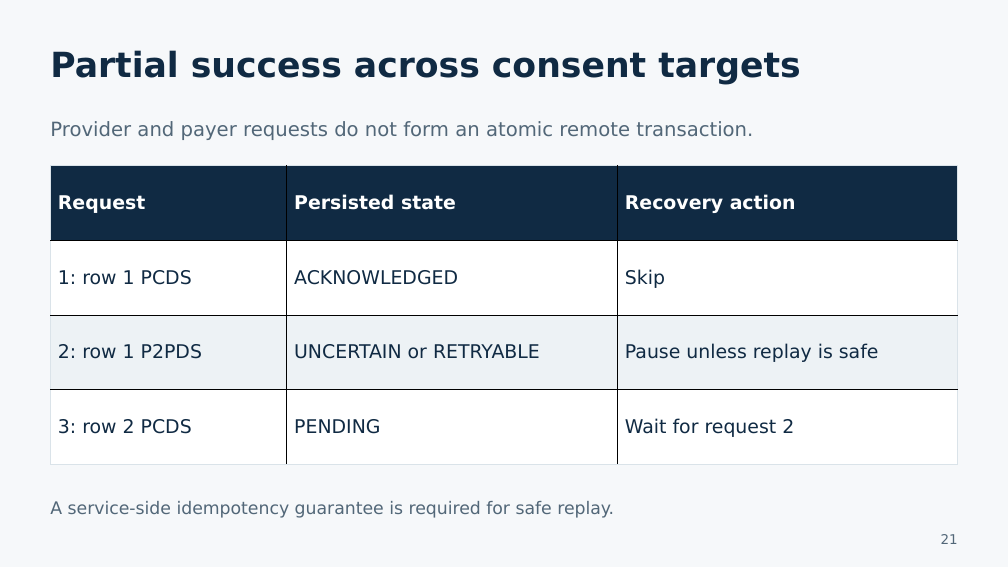
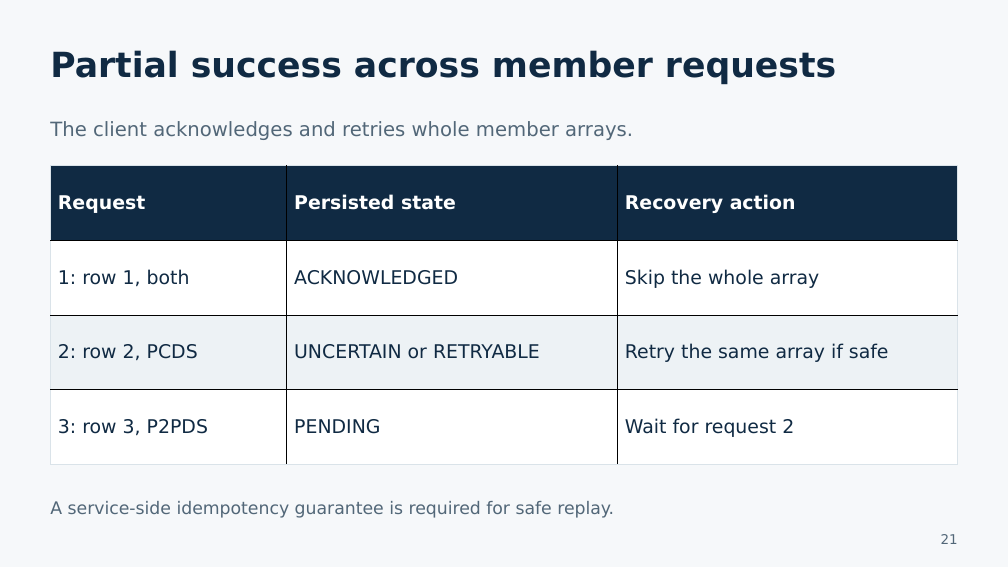
Before and after one commit to jenbrick/fileadapter, a slide deck: slide 21 of docs/presentations/File_Adapter_POC_Developer_Walkthrough.pptx. Drawn at 1008x567 pixels with LibreOffice and Linux fonts; fonts in the diff are those of the drawing. Boxes give left, top, right and bottom in pixels: in the first picture for what was removed or moved away, otherwise in the second. Text is boxed around its words. In the diff, an @@ line names an element or a change of style, - is before the commit and + after.

Commit message:
Send one combined consent array per member row
Stage and POST one JSON array containing at most one provider and one payer entry. Preserve the complete member array and its idempotency key through retries, support the general payer shape without coverage, and pause unfinished legacy split-object LIVE runs.

Update multi-format expected requests, previews, mock services, Mermaid architecture, guides and developer PowerPoint.

Validation: 103 tests pass; packaged multi-format previews and whole-array HTTP retry/resume verified.

```diff
--- a/docs/presentations/File_Adapter_POC_Developer_Walkthrough.pptx
+++ b/docs/presentations/File_Adapter_POC_Developer_Walkthrough.pptx
@@ text at (x1=50, y1=50, x2=836, y2=84): text changed @@
-Partial success across consent targets
+Partial success across member requests
@@ text at (x1=50, y1=121, x2=633, y2=140): text changed @@
-Provider and payer requests do not form an atomic remote transaction.
+The client acknowledges and retries whole member arrays.
@@ table at (x1=51, y1=166, x2=958, y2=465) @@
-row 2, column 1: 1: row 1 PCDS
+row 2, column 1: 1: row 1, both
-row 2, column 3: Skip
+row 2, column 3: Skip the whole array
-row 3, column 1: 2: row 1 P2PDS
+row 3, column 1: 2: row 2, PCDS
-row 3, column 3: Pause unless replay is safe
+row 3, column 3: Retry the same array if safe
-row 4, column 1: 3: row 2 PCDS
+row 4, column 1: 3: row 3, P2PDS
```
Also in this commit, not shown: 15 other slides changed, 23 other files.
